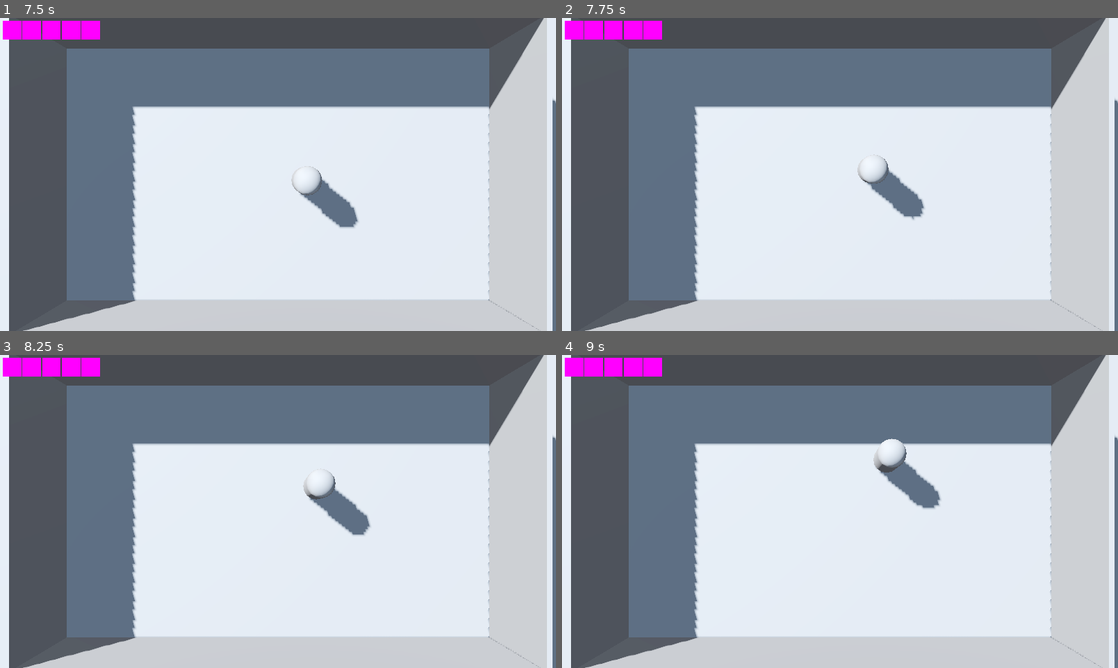
Above: before the commit, frames 1-4 (two rows, left to right).
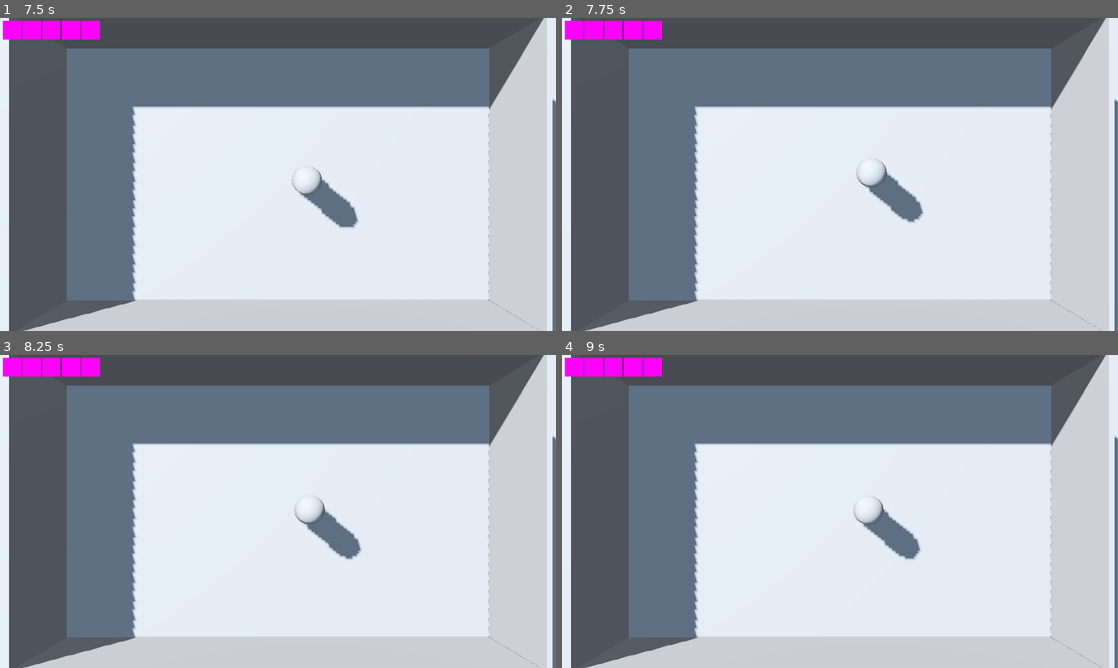
Above: after the commit, the same moments.

Repository: takanazwa5/HelloGameJam2024
Game: Godot game, scene res://features/main_menu/main_menu.tscn
Two runs of this game, one before a commit and one after it. Both use one fixed random seed, a clock stepped at 60 frames per second and the inputs below.
Inputs (mouse positions are in pixels of both pictures, inside the frame that each line leads up to):
- Up to frame 1 (7.5 s): click "Start Game" at 0.5 s; click (11, 30) at 1.27 s; tap Enter at 2 s; move the mouse to (400, 158) at 2.02 s; hold D (walk_right) 2.03-2.78 s; tap Tab (TAB) every 1.5 s from 2.1 to 6.6 s; click (400, 158) at 2.17 s; move the mouse to (166, 190) at 2.77 s; hold S (walk_down) 2.78-3.53 s; tap Backspace every 1.5 s from 2.85 to 7.35 s; move the mouse to (333, 105) at 3.52 s; hold D (walk_right) 3.53-4.28 s; move the mouse to (250, 237) at 4.27 s; hold W (walk_up) 4.28-5.03 s; click (250, 237) at 4.42 s; move the mouse to (444, 221) at 5.02 s; hold A (walk_left) 5.03-6.53 s; move the mouse to (111, 127) at 5.77 s; move the mouse to (305, 174) at 6.52 s; hold S (walk_down) 6.53-7.28 s; click (305, 174) at 6.67 s; move the mouse to (194, 96) at 7.27 s; hold D (walk_right) from 7.28 s (still down)
- Up to frame 2 (7.75 s): keep holding D (walk_right)
- Up to frame 3 (8.25 s): move the mouse to (400, 495) at 8.02 s; release D (walk_right) at 8.03 s; hold W (walk_up) from 8.03 s (still down); tap Tab (TAB) at 8.1 s
- Up to frame 4 (9 s): move the mouse to (728, 527) at 8.77 s; release W (walk_up) at 8.78 s; hold D (walk_right) from 8.78 s (still down); tap Backspace at 8.85 s; click (728, 527) at 8.92 s

Frame 1 is identical in both runs. In frame 2, 0.4% of the frame differs, in the area x 52-66%, y 43-66%; in frame 3, 1.8%; in frame 4, 2.0%, in the area x 52-69%, y 26-66%.

Commit message:
Fix player not stopping after reaching destination

Diff:
--- a/features/player/player.gd
+++ b/features/player/player.gd
@@ -12,7 +12,7 @@
 
 
 func _ready() -> void:
-	SignalBus.ground_click.connect(goto)
+	SignalBus.ground_click.connect(on_ground_click)
 
 
 func _physics_process(delta: float) -> void:
@@ -32,16 +32,18 @@
 	if input_dir:
 		velocity.x = lerpf(velocity.x, input_dir.x * speed, ACCELERATION)
 		velocity.z = lerpf(velocity.z, input_dir.y * speed, ACCELERATION)
-		if Vector2(global_position.x, global_position.z) == click_pos:
+		var pos : Vector2 = Vector2(global_position.x, global_position.z)
+		var distance_to_click : float = pos.distance_to(click_pos)
+		if distance_to_click < 0.01:
 			input_dir = Vector2.ZERO
+
 
 	else:
 		velocity.x = move_toward(velocity.x, 0, DECELERATION)
 		velocity.z = move_toward(velocity.z, 0, DECELERATION)
 
 
-func goto(pos: Vector3) -> void:
+func on_ground_click(pos: Vector3) -> void:
 	click_pos = Vector2(pos.x, pos.z)
-	var direction : Vector2 = Vector2(pos.x, pos.z) - Vector2(global_position.x, global_position.z)
-	direction = direction.normalized()
-	input_dir = direction
+	var direction : Vector3 = pos - global_position
+	input_dir = Vector2(direction.x, direction.z).normalized()
